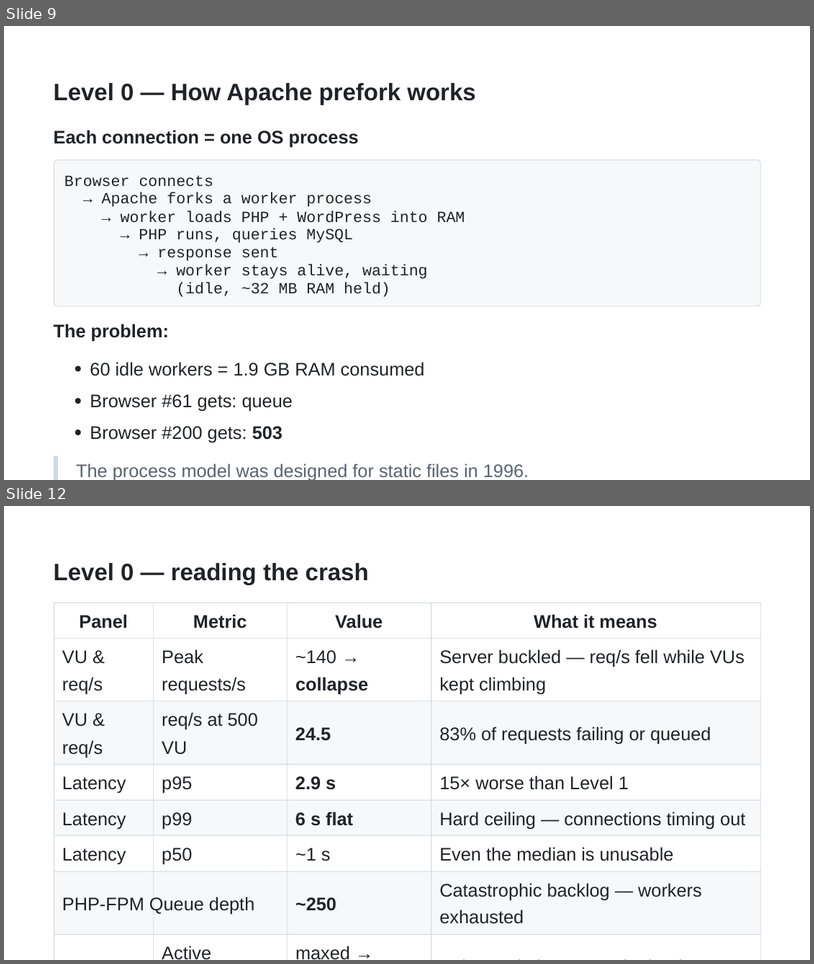
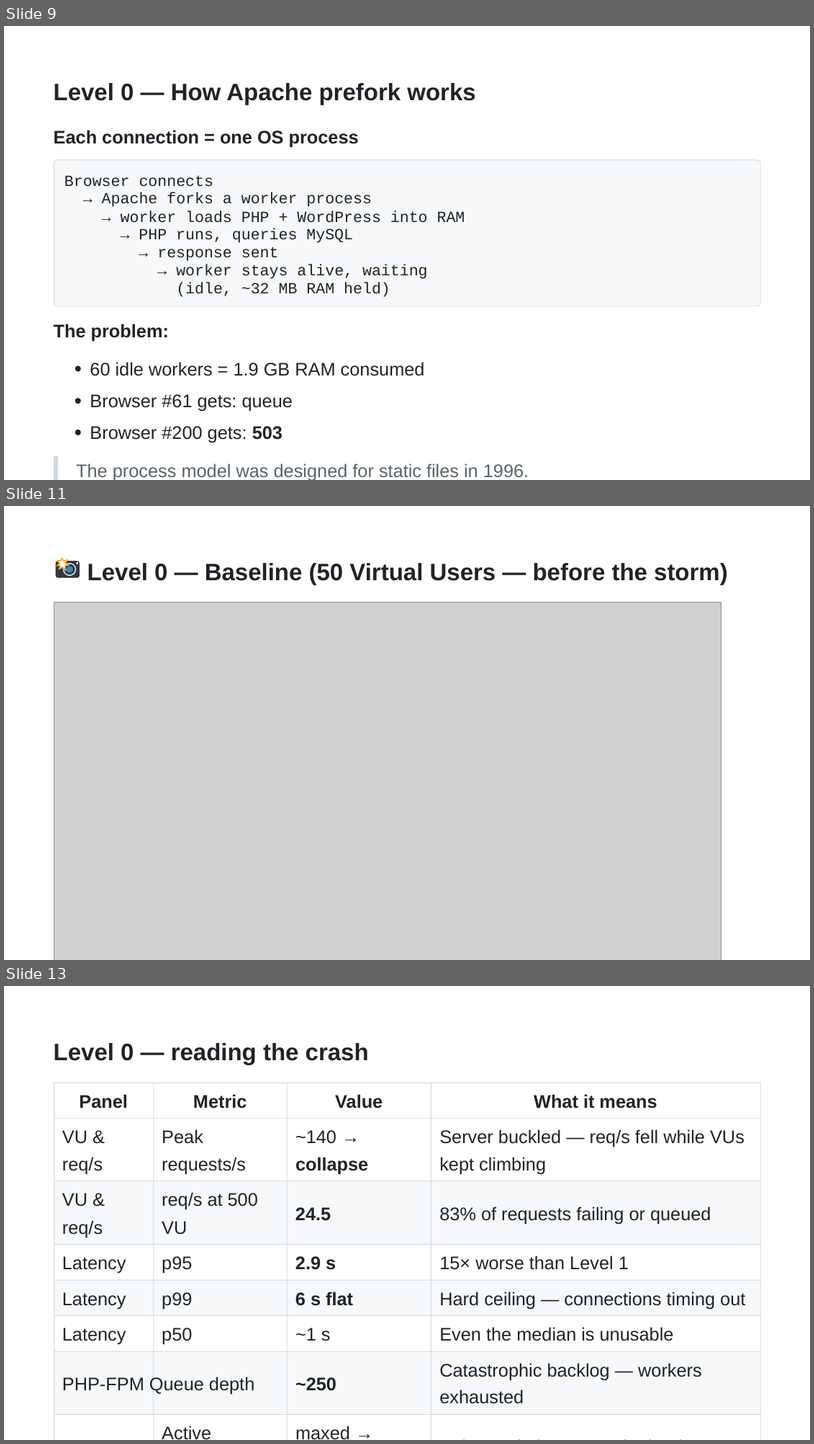
Before and after one commit to NedkoHristov/WordPress-Europe-2026, a slide deck: SLIDES-RICH-editable.pptx. Shown one above the other, each under a label of ours: slides 9 and 12 before the commit, slides 9, 11 and 13 after it; the slides between them are not shown. The pictures are 814x964 and 814x1444 pixels, drawn with LibreOffice and Linux fonts; fonts in the diff are those of the drawing; grey boxes stand for pictures. Boxes give left, top, right and bottom in pixels: in the first picture for what was removed or moved away, otherwise in the second. Text is boxed around its words. In the diff, an @@ line names an element or a change of style, - is before the commit and + after.

```diff
--- a/SLIDES-RICH-editable.pptx
+++ b/SLIDES-RICH-editable.pptx
@@ slide 11 added at (x1=4, y1=506, x2=810, y2=960), background #FFFFFF @@
@@ freeform shape added at (x1=4, y1=506, x2=810, y2=960), fill #FFFFFF @@
@@ freeform shape added at (x1=55, y1=561, x2=80, y2=578), fill #31373D @@
@@ freeform shape added at (x1=55, y1=557, x2=70, y2=572), fill #FFAC33 @@
@@ freeform shape added at (x1=59, y1=560, x2=67, y2=569), fill #FFFFFF @@
@@ freeform shape added at (x1=63, y1=563, x2=76, y2=576), fill #CCD6DD @@
@@ freeform shape added at (x1=64, y1=564, x2=75, y2=574), fill #31373D @@
@@ freeform shape added at (x1=67, y1=566, x2=73, y2=572), fill #3B88C3 @@
@@ freeform shape added at (x1=76, y1=562, x2=78, y2=564), fill #FFFFFF @@
@@ text added at (x1=88, y1=563, x2=728, y2=585), 28.3 pt, text #1F2328, bold @@
+Level 0 — Baseline (50 Virtual Users — before the storm)
@@ picture added at (x1=54, y1=602, x2=721, y2=960) @@
@@ what was slide 12 is now slide 13 @@
```
Also in this commit, not shown: 5 slides changed, 9 other files.
